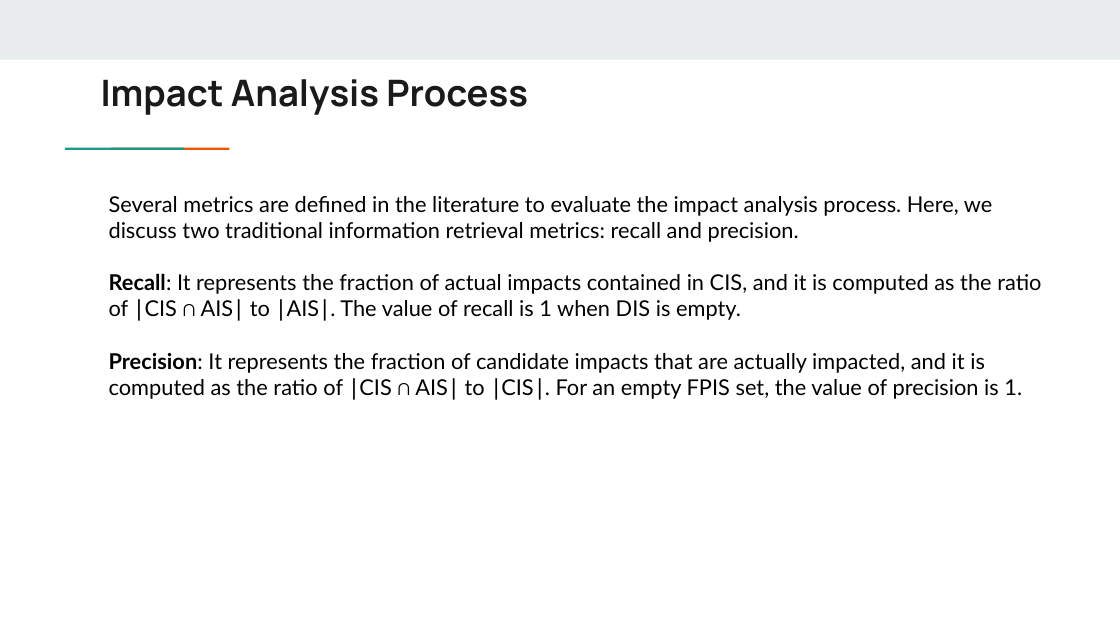
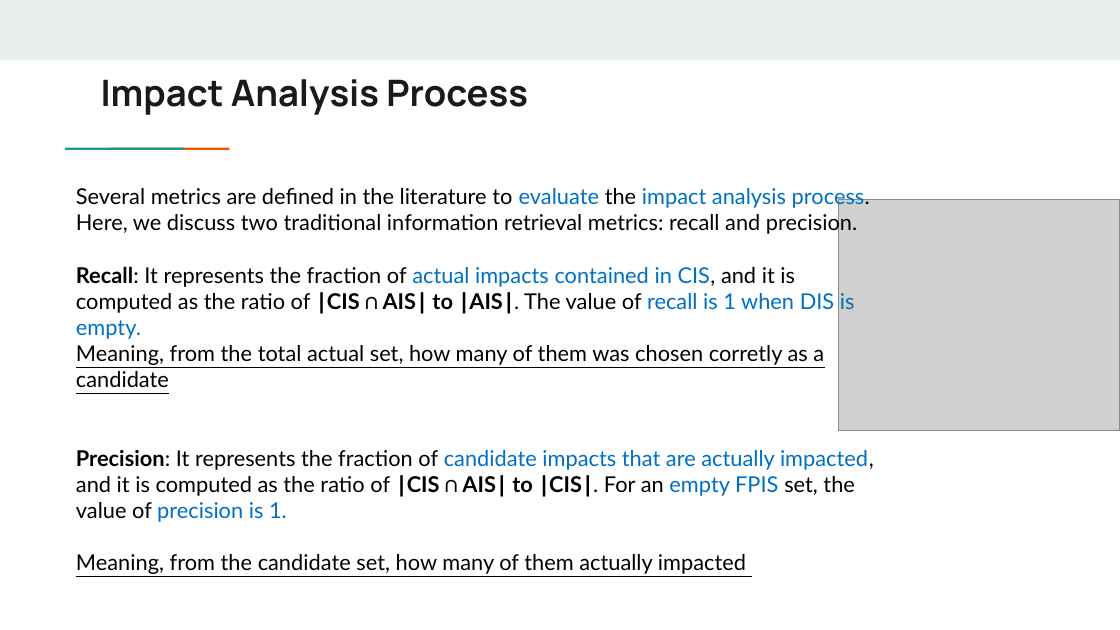
Before and after one commit to GoonerMAK/SWE_4801_Software_Maintenance, a slide deck: slide 23 of Chapter 12_impact analysis.pptx. Drawn at 1120x630 pixels with LibreOffice and Linux fonts; fonts in the diff are those of the drawing; grey boxes stand for pictures. Boxes give left, top, right and bottom in pixels: in the first picture for what was removed or moved away, otherwise in the second. Text is boxed around its words. In the diff, an @@ line names an element or a change of style, - is before the commit and + after.

```diff
--- a/Chapter 12_impact analysis.pptx
+++ b/Chapter 12_impact analysis.pptx
@@ text "Several metrics are defined in ...": place and size @@
-text "Several metrics are defined in ..." at bbox=[109, 196, 1041, 399]
+text "Several metrics are defined in ..." at bbox=[76, 188, 874, 574]
@@ text at bbox=[76, 188, 870, 235]: text colour #000000 to #0070C0 in "evaluate impact analysis process." @@
@@ picture added at bbox=[838, 199, 1120, 431] @@
@@ text at bbox=[76, 266, 874, 574]: text changed @@
-Recall: It represents the fraction of actual impacts contained in CIS, and it is computed as the ratio of ∣CIS ∩ AIS∣ to ∣AIS∣. The value of recall is 1 when DIS is empty.
-Precision: It represents the fraction of candidate impacts that are actually impacted, and it is computed as the ratio of ∣CIS ∩ AIS∣ to ∣CIS∣. For an empty FPIS set, the value of precision is 1.
+Recall: It represents the fraction of actual impacts contained in CIS, and it is computed as the ratio of ∣CIS ∩ AIS∣ to ∣AIS∣. The value of recall is 1 when DIS is empty.
+Meaning, from the total actual set, how many of them was chosen corretly as a candidate
+Precision: It represents the fraction of candidate impacts that are actually impacted, and it is computed as the ratio of ∣CIS ∩ AIS∣ to ∣CIS∣. For an empty FPIS set, the value of precision is 1.
+Meaning, from the candidate set, how many of them actually impacted
```
Also in this commit, not shown: 41 other slides changed, 1 slide added, 2 slides removed, 3 other files.
